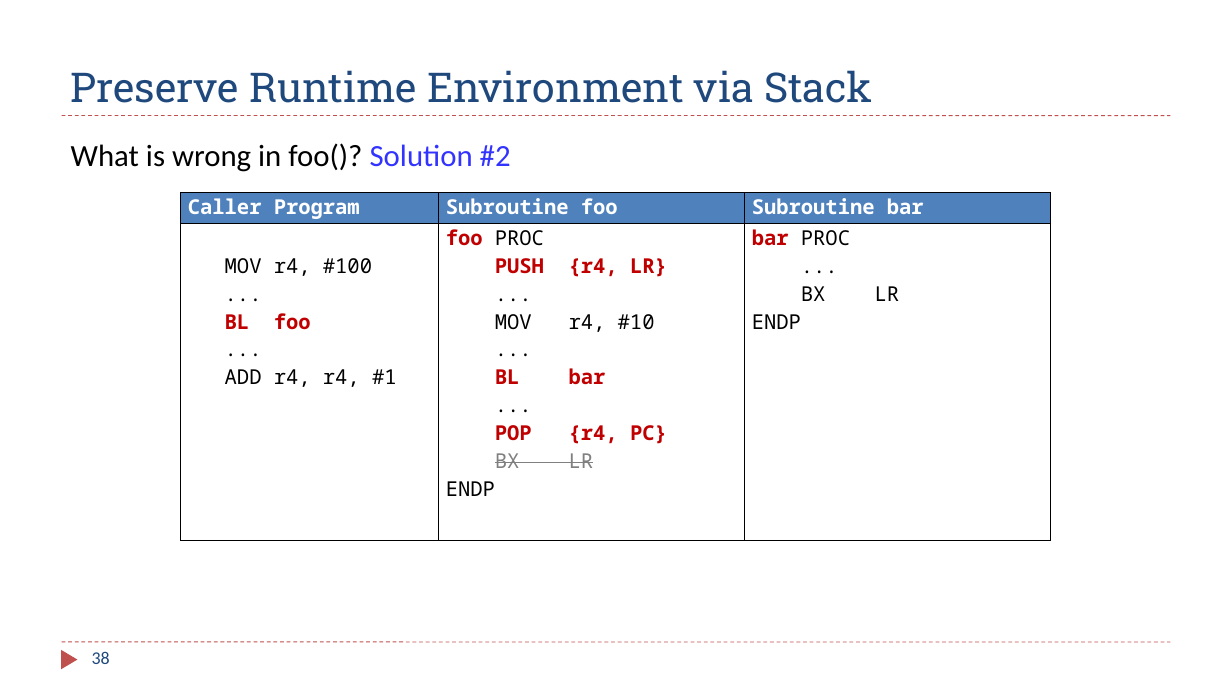
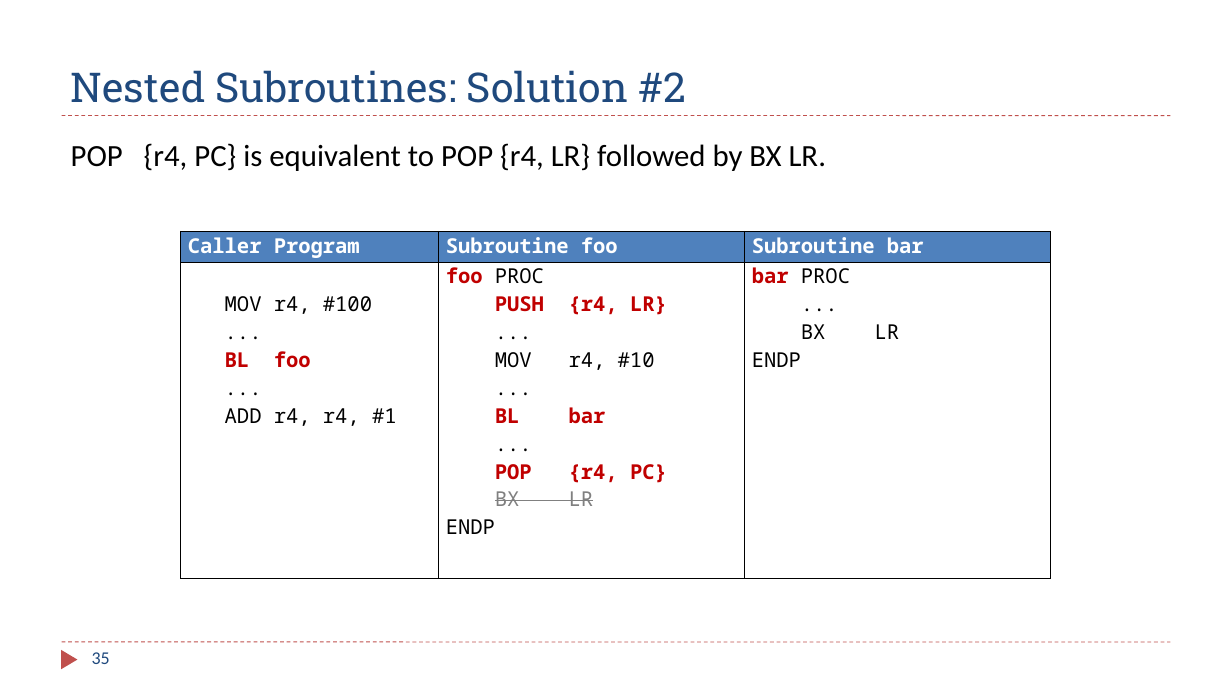
Before and after one commit to guhofstra/CSC111Fa25, a slide deck: slide 35 of PPTs/Ch8_ARM_Subroutines_2_Stack_Perserve_Environment.pptx (slide 38 before the commit). Drawn at 1232x693 pixels with LibreOffice and Linux fonts; fonts in the diff are those of the drawing. Boxes give left, top, right and bottom in pixels: in the first picture for what was removed or moved away, otherwise in the second. Text is boxed around its words. In the diff, an @@ line names an element or a change of style, - is before the commit and + after.

```diff
--- a/PPTs/Ch8_ARM_Subroutines_2_Stack_Perserve_Environment.pptx
+++ b/PPTs/Ch8_ARM_Subroutines_2_Stack_Perserve_Environment.pptx
@@ title at [71,70,686,103]: text changed @@
-Preserve Runtime Environment via Stack
+Nested Subroutines: Solution #2
@@ text at [71,143,827,171]: text changed @@
-What is wrong in foo()? Solution #2
+POP {r4, PC} is equivalent to POP {r4, LR} followed by BX LR.
@@ table: place and size @@
-table at [181,193,1051,541]
+table at [181,231,1051,579]
@@ page number at [92,652,110,664]: text changed @@
-38
+35
```
Also in this commit, not shown: 20 other slides changed, 9 slides added, 13 slides removed, 45 other files.
